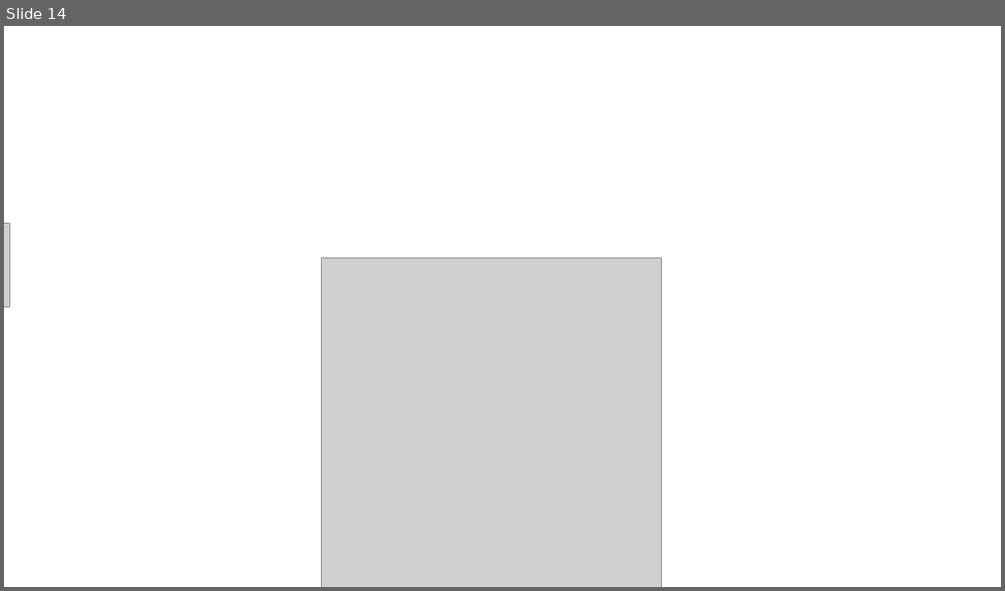
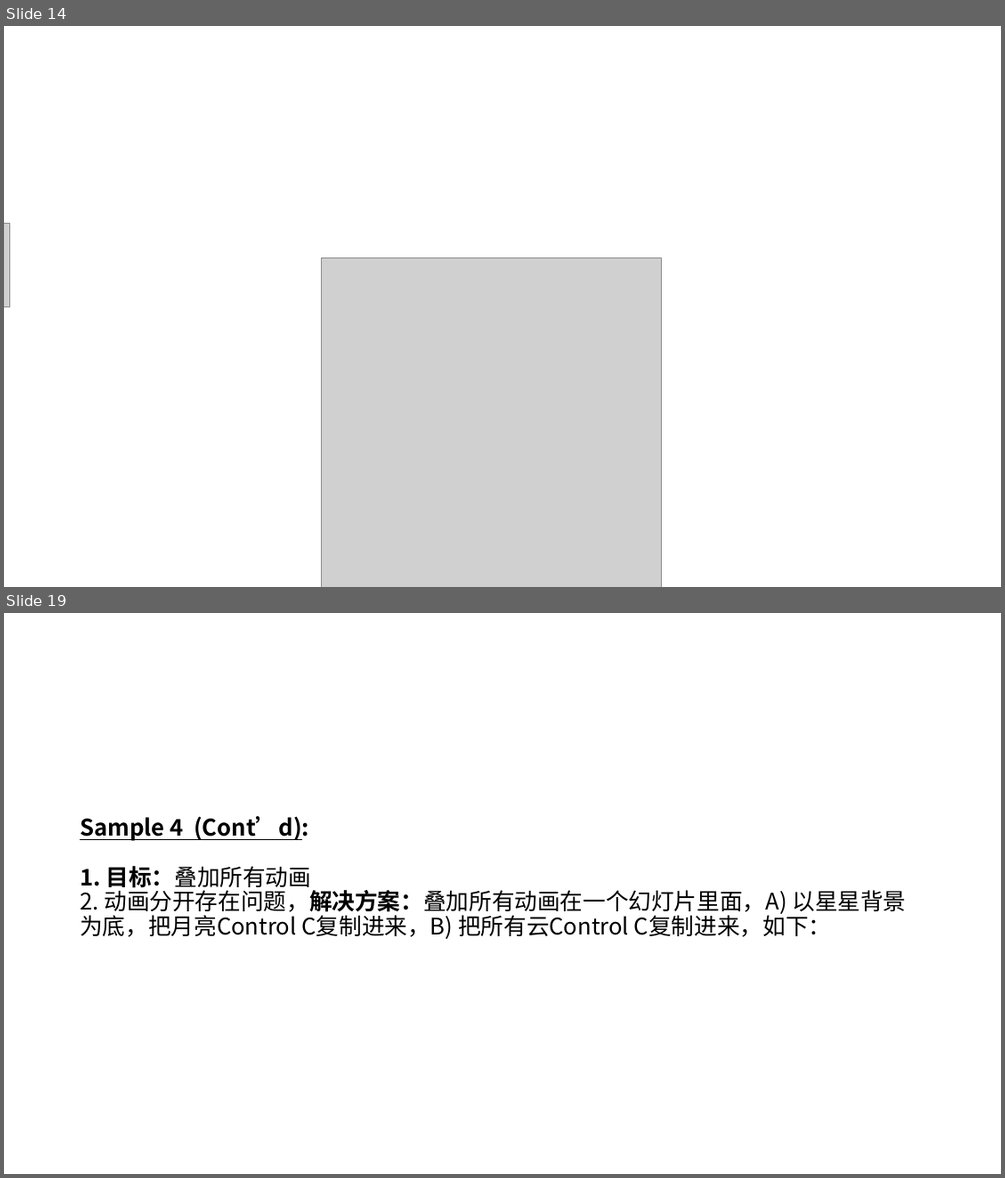
Before and after one commit to Canhui/PPT_Animation_Samples, a slide deck: PPT-Animation-Samples (Part 1).pptx. Shown one above the other, each under a label of ours: slide 14 before the commit, slides 14 and 19 after it; the slides between them are not shown. The pictures are 1005x591 and 1005x1178 pixels, drawn with LibreOffice and Linux fonts; fonts in the diff are those of the drawing; grey boxes stand for pictures; background and template pictures are left out. Boxes give left, top, right and bottom in pixels: in the first picture for what was removed or moved away, otherwise in the second. Text is boxed around its words. In the diff, an @@ line names an element or a change of style, - is before the commit and + after.

```diff
--- a/PPT-Animation-Samples (Part 1).pptx
+++ b/PPT-Animation-Samples (Part 1).pptx
@@ slide 19 added at box(4, 613, 1001, 1174), background #FFFFFF @@
@@ title added at box(80, 816, 906, 939), 22 pt, text #000000 @@
+Sample 4 (Cont’d):
+1. 目标：叠加所有动画
+2. 动画分开存在问题，解决方案：叠加所有动画在一个幻灯片里面，A) 以星星背景为底，把月亮Control C复制进来，B) 把所有云Control C复制进来，如下：
```
Also in this commit, not shown: 1 slide changed, 4 other slides added, 1 slide removed, 1 other file.
